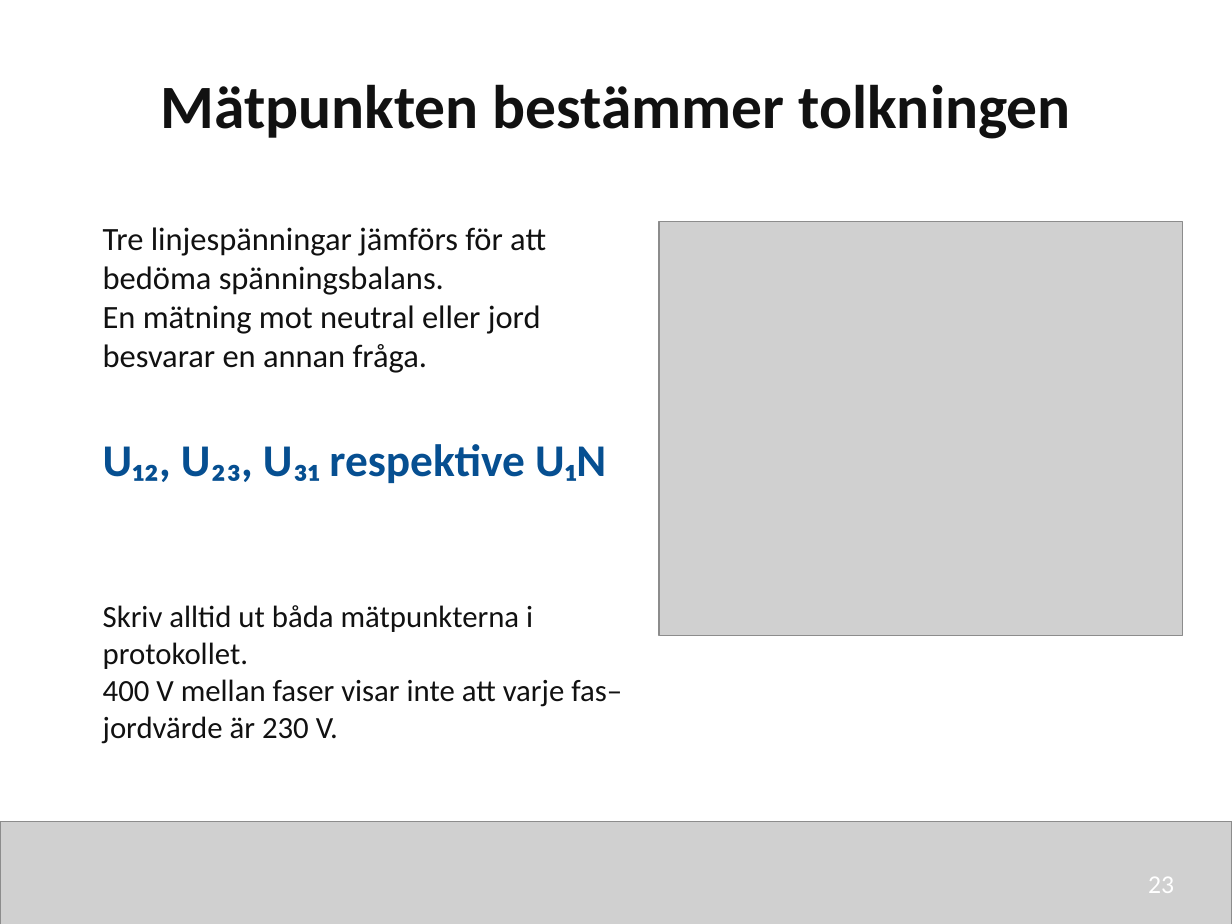
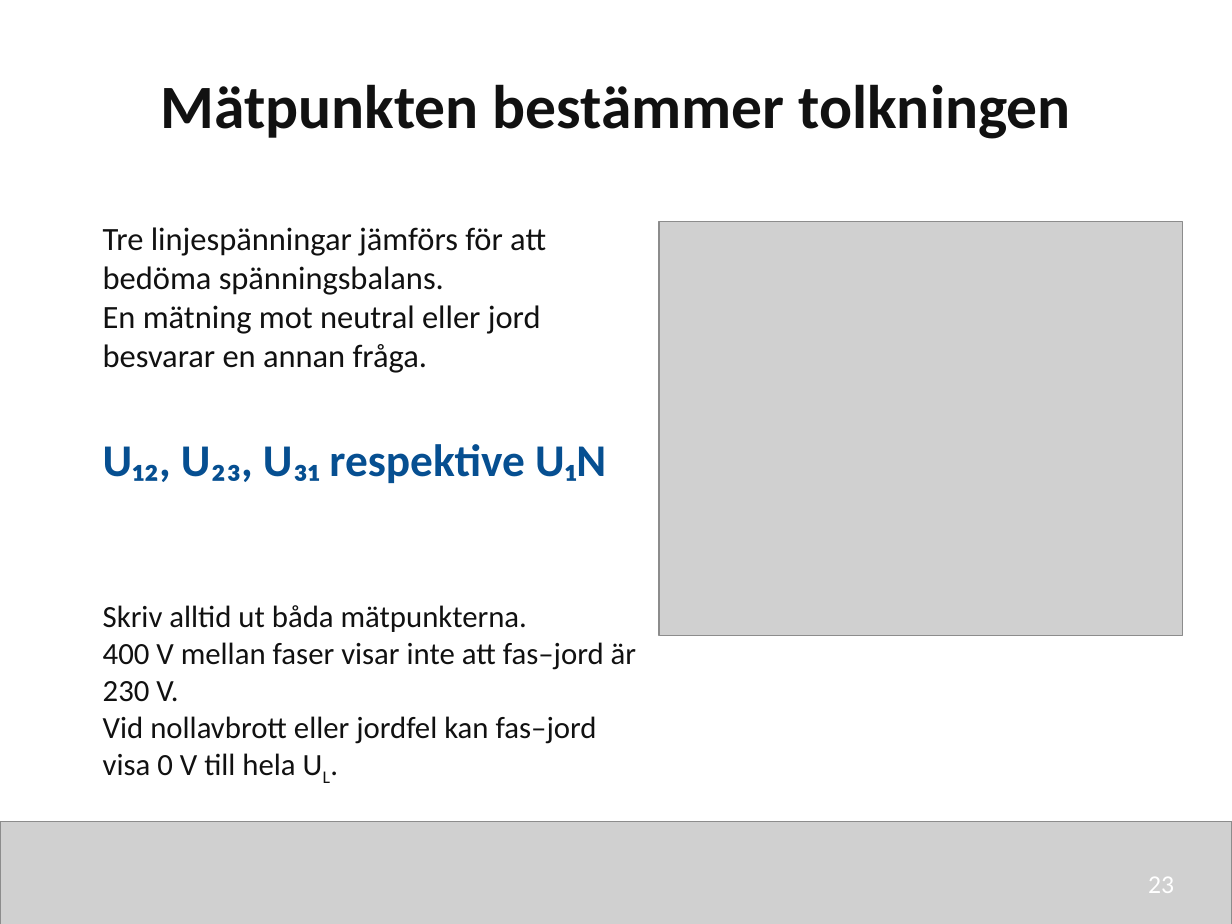
Before and after one commit to nj22az/nj22az.github.io, a slide deck: slide 23 of sjoskolan/vecka-41/aktuell/v41_01_Trefassystemets_grunder_elev.pptx. Drawn at 1232x924 pixels with LibreOffice and Linux fonts; fonts in the diff are those of the drawing; grey boxes stand for pictures. Boxes give left, top, right and bottom in pixels: in the first picture for what was removed or moved away, otherwise in the second. Text is boxed around its words. In the diff, an @@ line names an element or a change of style, - is before the commit and + after.

```diff
--- a/sjoskolan/vecka-41/aktuell/v41_01_Trefassystemets_grunder_elev.pptx
+++ b/sjoskolan/vecka-41/aktuell/v41_01_Trefassystemets_grunder_elev.pptx
@@ text at <box>103,605,636,776</box>: text changed @@
-Skriv alltid ut båda mätpunkterna i protokollet.
-400 V mellan faser visar inte att varje fas–jordvärde är 230 V.
+Skriv alltid ut båda mätpunkterna.
+400 V mellan faser visar inte att fas–jord är 230 V.
+Vid nollavbrott eller jordfel kan fas–jord visa 0 V till hela UL.
```
Also in this commit, not shown: 3 other slides changed, 17 other files.
